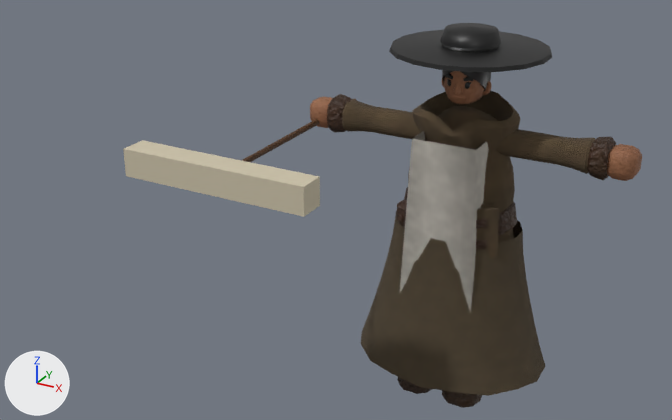
Before and after pictures for a commit that changed the glTF model csharp/Unciv.Godot/Packs/units/models/unit/Inquisitor.glb.
Rendered twice from a 50 mm lens placed at (0.701, -1.862, 1.33), pointed at (-0.221, -0.185, 0.491). The axes (+X, +Y, +Z) are drawn at lower left. The lights are the same throughout. The older version comes first. Where no turn or scale is listed for an object, it has been applied to the vertices. Vertices at exactly the same position are counted once.

Objects in the first picture: 'Prop', 'Warrior'.
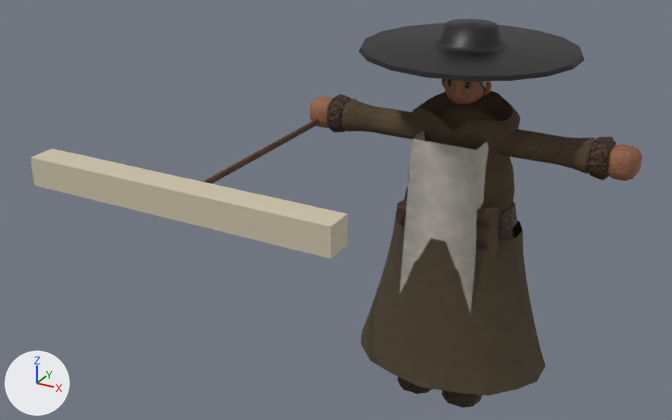
Pixel boxes (x1, y1, x2, y2) of what changed, in the pictures (672 x 420 px; the box of a moved part takes in the faces that stretch with it):
'Warrior', reshaped: before (310, 23, 642, 408); after (310, 19, 642, 408)
'Prop', reshaped (39% wider, 35% taller): before (123, 99, 356, 217); after (31, 99, 356, 259)
part 1 of me_mesh_skinned, moved or reshaped: before (389, 23, 552, 72); after (359, 19, 584, 81)
part 2 of me_mesh_prop, moved or reshaped: before (123, 140, 320, 217); after (31, 149, 348, 259)
part 3 of me_mesh_prop, moved or reshaped: before (241, 99, 356, 162); after (203, 99, 356, 184)

The change, as a diff of the scene's bpy script:
```diff
--- a/csharp/Unciv.Godot/Packs/units/models/unit/Inquisitor.glb.py
+++ b/csharp/Unciv.Godot/Packs/units/models/unit/Inquisitor.glb.py
@@ me_mesh_skinned @@
 # used by ob_warrior; location = (0.0, 0.0, -0.011)
-me_mesh_skinned.from_pydata(...)  # 2324 vertices, 4457 faces; spans x -0.386..0.386, y -0.185..0.188, z 0.011..0.9
+me_mesh_skinned.from_pydata(...)  # 2324 vertices, 4457 faces; spans x -0.386..0.386, y -0.228..0.254, z 0.011..0.909
+# me_mesh_skinned part 1: 91 of 2324 vertices moved; they spanned x -0.172..0.172, y -0.162..0.188, z 0.848..0.9 and now span x -0.237..0.237, y -0.228..0.254, z 0.848..0.909; mean shift (0.0, 0.0, 0.003); largest move (0.0, -0.162, 0.848) -> (0.0, -0.228, 0.848)
 me_mesh_skinned.materials.append(mat_wool)
@@ me_mesh_prop @@
 # used by ob_prop; location = (-0.355, -0.063, 0.634)
-me_mesh_prop.from_pydata(...)  # 31 vertices, 54 faces; spans x -0.219..0.219, y -0.403..0.219, z -0.031..0.031
+me_mesh_prop.from_pydata(...)  # 31 vertices, 54 faces; spans x -0.35..0.35, y -0.534..0.219, z -0.031..0.031
+# me_mesh_prop part 2: the loose piece of 8 vertices spanning x -0.219..0.219, y -0.403..-0.341, z -0.031..0.031 is scaled about its middle by (1.6, 1, 1), then moved by (0.0, -0.131, 0.0)
+# me_mesh_prop part 3: all 15 vertices in x -0.006..0.007, y -0.394..-0.088, z -0.007..0.007 are scaled about their middle by (1, 1.21, 1), then moved by (0.0, -0.099, 0.0)
 me_mesh_prop.materials.append(mat_leather)
```
